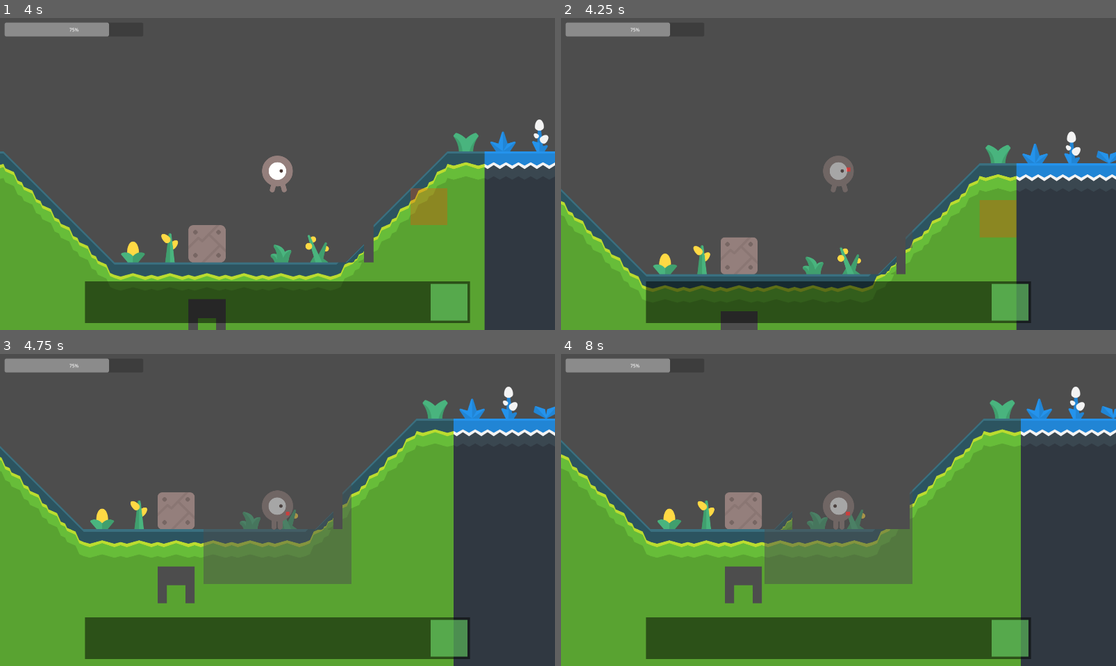
Above: before the commit, frames 1-4 (two rows, left to right).
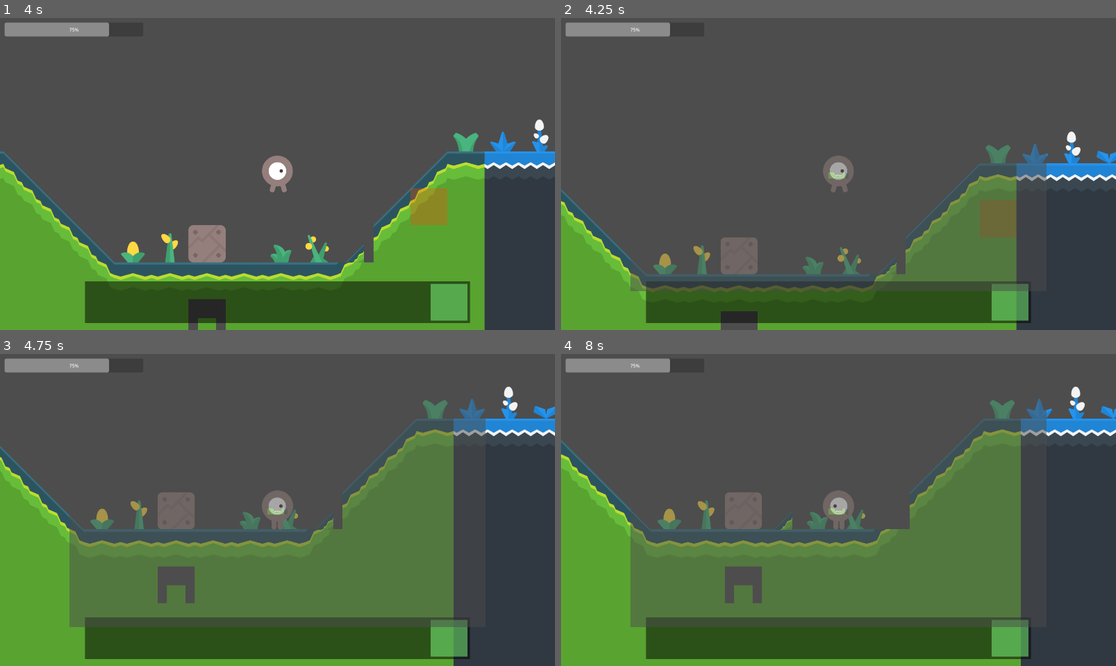
Above: after the commit, the same moments.

Repository: ichi-pg/godot-craft
Game: Godot game, scene res://main/main.tscn
Same seed, same stepped clock (60 frames per second), same inputs: the game is played once before the commit and once after it. The engine's default icon, where the game draws it, is replaced by a stand-in: a white triangle on a blue panel in a dark square.
Inputs (mouse positions are in pixels of both pictures, inside the frame that each line leads up to):
- Up to frame 1 (4 s): tap Enter at 0.5, 3.5 s; move the mouse to (399, 158) at 0.52 s; hold D (move_right) 0.53-1.25 s; click (399, 158) at 0.6 s; tap Space (jump) at 0.77, 2, 3.77 s; drag from (166, 189) to (277, 174) at 1.27 s; move the mouse to (333, 105) at 2.02 s; hold A (move_left) 2.03-2.75 s; hold Ctrl (drag_half) 2.03-2.75 s; drag from (249, 236) to (111, 127) at 2.77 s; move the mouse to (444, 220) at 3.52 s; hold D (move_right) from 3.53 s (still down); hold Mouse wheel up (hotbar_up) from 3.53 s (still down)
- Up to frame 2 (4.25 s): keep holding D (move_right); keep holding Mouse wheel up (hotbar_up); tap M (open_mini_map) at 4.15 s
- Up to frame 3 (4.75 s): release D (move_right) at 4.25 s; release Mouse wheel up (hotbar_up) at 4.25 s; drag from (111, 463) to (277, 510) at 4.27 s
- Up to frame 4 (8 s): tap Space (jump) at 5, 6.77 s; move the mouse to (866, 510) at 5.02 s; hold D (move_right) 5.03-5.75 s; tap Q (use_posion) at 5.1 s; click (866, 510) at 5.17 s; drag from (755, 432) to (727, 525) at 5.77 s; tap Enter at 6.5 s; move the mouse to (960, 494) at 6.52 s; hold A (move_left) 6.53-7.25 s; tap Shift (dodge) at 6.6 s; drag from (666, 637) to (838, 510) at 7.27 s

Frame 1 is identical in both runs. In frame 2, 9.7% of the frame differs, in the area x 12-88%, y 40-88%; in frame 3, 22%; in frame 4, 23%, in the area x 12-88%, y 14-88%.

Commit message:
Update mini map to draw tile map

Diff:
--- a/item/hotbar.gd
+++ b/item/hotbar.gd
@@ -71,7 +71,7 @@
 	Common.increment_or_add_item(self, category, item_id, amount)
 
 
-func _on_level_placed(tile_id):
+func _on_level_placed(tile_id, map_pos):
 	Common.decrement_or_remove_item(self, Common.ItemCategory.TILE, tile_id, 1)
 	# FIXME selected item is primary
 
--- a/level/level.gd
+++ b/level/level.gd
@@ -3,8 +3,9 @@
 class_name Level
 
 signal erased(tile_id, map_pos, world_pos)
-signal placed(tile_id)
+signal placed(tile_id, map_pos)
 signal interacted(tile_data, map_pos)
+signal readied(tile_map)
 
 var player_position = Vector2.ZERO
 var mouse_position = Vector2.ZERO
@@ -20,6 +21,7 @@
 func _ready():
 	var source = tile_set.get_source(1) as TileSetAtlasSource
 	Common.level_texture.atlas = source.texture
+	readied.emit(self)
 	# TODO layers
 	# TODO scaffold
 
@@ -79,7 +81,7 @@
 	var select_tile_id = select_tile_id
 	set_cell(0, target_map_position, 1, Common.get_tile_coord(select_tile_id))
 	update_target_tile(select_tile_id)
-	placed.emit(select_tile_id)
+	placed.emit(select_tile_id, target_map_position)
 	return true
 
 
--- a/main/hud.gd
+++ b/main/hud.gd
@@ -5,9 +5,10 @@
 signal hotbar_selected(category, item_id)
 signal player_picked_up(category, item_id, amount)
 signal level_erased(tile_id, map_pos, world_pos)
-signal level_placed(tile_id)
+signal level_placed(tile_id, map_pos)
 signal level_interacted(tile_data, map_pos)
 signal player_moved(pos)
+signal level_readied(tile_map)
 
 const Item = preload("res://item/item.tscn")
 
@@ -60,8 +61,8 @@
 	# NOTE push in to hotbar because want to use soon (vs inventory)
 
 
-func _on_level_placed(tile_id):
-	level_placed.emit(tile_id)
+func _on_level_placed(tile_id, map_pos):
+	level_placed.emit(tile_id, map_pos)
 
 
 func _on_inventory_item_pushed_out(category, item_id, amount):
@@ -85,3 +86,7 @@
 
 func _on_player_moved(pos):
 	player_moved.emit(pos)
+
+
+func _on_level_readied(tile_map):
+	level_readied.emit(tile_map)
--- a/main/hud.tscn
+++ b/main/hud.tscn
@@ -43,8 +43,11 @@
 grow_vertical = 2
 
 [connection signal="level_erased" from="." to="Chest" method="_on_level_erased"]
+[connection signal="level_erased" from="." to="MiniMap" method="_on_level_erased"]
 [connection signal="level_interacted" from="." to="Chest" method="_on_level_interacted"]
 [connection signal="level_placed" from="." to="Hotbar" method="_on_level_placed"]
+[connection signal="level_placed" from="." to="MiniMap" method="_on_level_placed"]
+[connection signal="level_readied" from="." to="MiniMap" method="_on_level_readied"]
 [connection signal="player_moved" from="." to="MiniMap" method="_on_player_moved"]
 [connection signal="player_picked_up" from="." to="Hotbar" method="_on_player_picked_up"]
 [connection signal="item_pushed_out" from="Hotbar" to="Chest" method="_on_item_pushed_in"]
--- a/main/main.tscn
+++ b/main/main.tscn
@@ -14,6 +14,7 @@
 [connection signal="level_erased" from="World" to="HUD" method="_on_level_erased"]
 [connection signal="level_interacted" from="World" to="HUD" method="_on_level_interacted"]
 [connection signal="level_placed" from="World" to="HUD" method="_on_level_placed"]
+[connection signal="level_readied" from="World" to="HUD" method="_on_level_readied"]
 [connection signal="player_moved" from="World" to="HUD" method="_on_player_moved"]
 [connection signal="player_picked_up" from="World" to="HUD" method="_on_player_picked_up"]
 [connection signal="focused" from="HUD" to="World" method="_on_hud_focused"]
--- a/main/mini_map.gd
+++ b/main/mini_map.gd
@@ -1,12 +1,13 @@
 extends SubViewportContainer
 
-const DEFAULT_ZOOM = Vector2.ONE * 0.1
-const MAX_ZOOM = Vector2.ONE * 0.2
-const MIN_ZOOM = Vector2.ONE * 0.02
+const DEFAULT_ZOOM = Vector2.ONE / 40
+const MAX_ZOOM = DEFAULT_ZOOM * 4
+const MIN_ZOOM = DEFAULT_ZOOM / 4
 const ZOOM_IN_RATE = Vector2.ONE * 2
 const ZOOM_OUT_RATE = Vector2.ONE / 2
 
 var is_mouse_entered = false
+var tile_map: TileMap
 
 @onready var player_marker = $SubViewport/PlayerMarker
 @onready var camera = $SubViewport/Camera2D
@@ -14,9 +15,6 @@
 
 func _ready():
 	visible = false
-	# TODO tile_map
-	# TODO scale
-	# TODO background
 
 
 func _input(event):
@@ -33,7 +31,7 @@
 
 
 func _on_player_moved(pos):
-	player_marker.global_position = pos
+	player_marker.global_position = pos - Vector2.ONE * 64
 
 
 func _on_mouse_entered():
@@ -42,3 +40,21 @@
 
 func _on_mouse_exited():
 	is_mouse_entered = false
+
+
+func _on_level_readied(tile_map: TileMap):
+	self.tile_map = tile_map.duplicate(0)
+	for child in self.tile_map.get_children():
+		child.queue_free()
+	# TODO simply image and scale down
+	# TODO background
+	$SubViewport.add_child(self.tile_map)
+	$SubViewport.move_child(self.tile_map, 0)
+
+
+func _on_level_placed(tile_id, map_pos):
+	tile_map.set_cell(0, map_pos, 1, Common.get_tile_coord(tile_id))
+
+
+func _on_level_erased(tile_id, map_pos, world_pos):
+	tile_map.erase_cell(0, map_pos)
--- a/main/mini_map.tscn
+++ b/main/mini_map.tscn
@@ -11,6 +11,7 @@
 
 [node name="SubViewport" type="SubViewport" parent="."]
 handle_input_locally = false
+size = Vector2i(1440, 810)
 render_target_update_mode = 4
 
 [node name="PlayerMarker" type="ColorRect" parent="SubViewport"]
--- a/main/world.gd
+++ b/main/world.gd
@@ -4,9 +4,10 @@
 signal hud_focused(is_focus)
 signal hotbar_selected(category, item_id)
 signal level_erased(tile_id, map_pos, world_pos)
-signal level_placed(tile_id)
+signal level_placed(tile_id, map_pos)
 signal level_interacted(tile_data, map_pos)
 signal player_moved(pos)
+signal level_readied(tile_map)
 
 const Drop = preload("res://item/drop.tscn")
 
@@ -49,8 +50,8 @@
 	hotbar_selected.emit(category, item_id)
 
 
-func _on_level_placed(tile_id):
-	level_placed.emit(tile_id)
+func _on_level_placed(tile_id, map_pos):
+	level_placed.emit(tile_id, map_pos)
 
 
 func _on_level_interacted(tile_data, map_pos):
@@ -59,3 +60,7 @@
 
 func _on_player_moved(pos):
 	player_moved.emit(pos)
+
+
+func _on_level_readied(tile_map):
+	level_readied.emit(tile_map)
--- a/main/world.tscn
+++ b/main/world.tscn
@@ -21,6 +21,7 @@
 [connection signal="erased" from="Level" to="." method="_on_level_erased"]
 [connection signal="interacted" from="Level" to="." method="_on_level_interacted"]
 [connection signal="placed" from="Level" to="." method="_on_level_placed"]
+[connection signal="readied" from="Level" to="." method="_on_level_readied"]
 [connection signal="moved" from="Player" to="." method="_on_player_moved"]
 [connection signal="moved" from="Player" to="Level" method="_on_player_moved"]
 [connection signal="moved" from="Player" to="Camera" method="_on_player_moved"]
